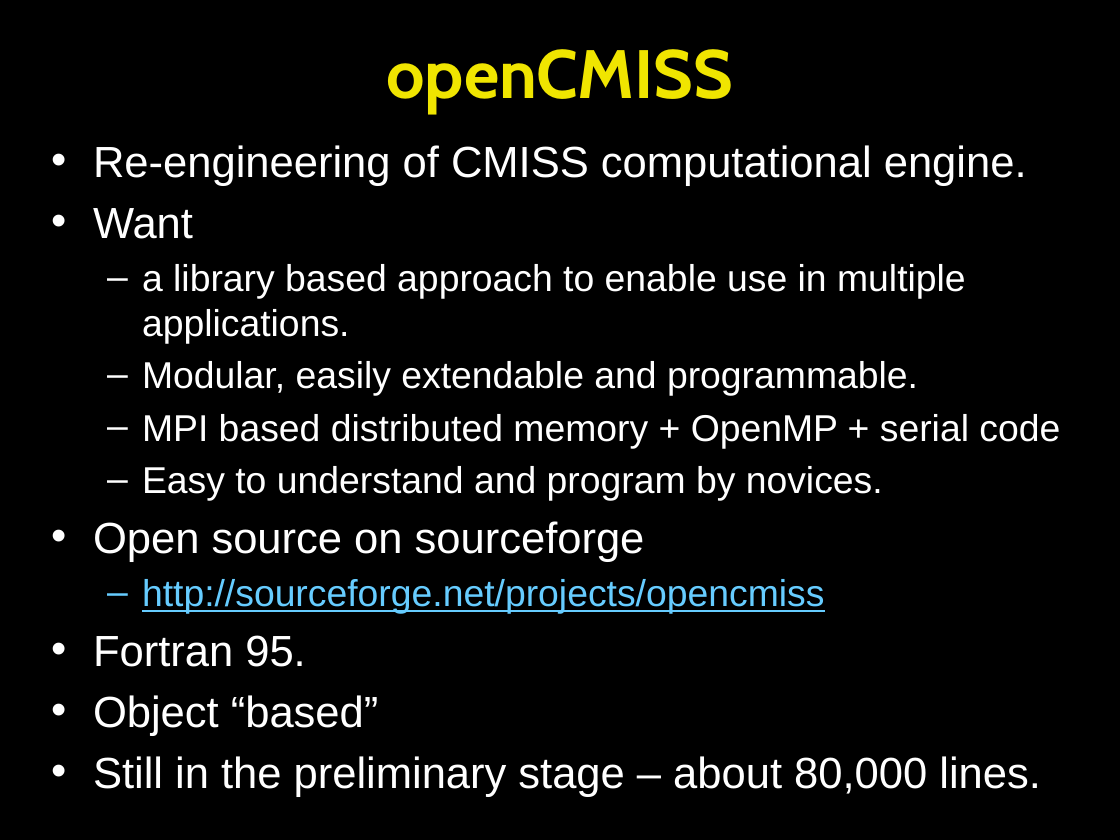
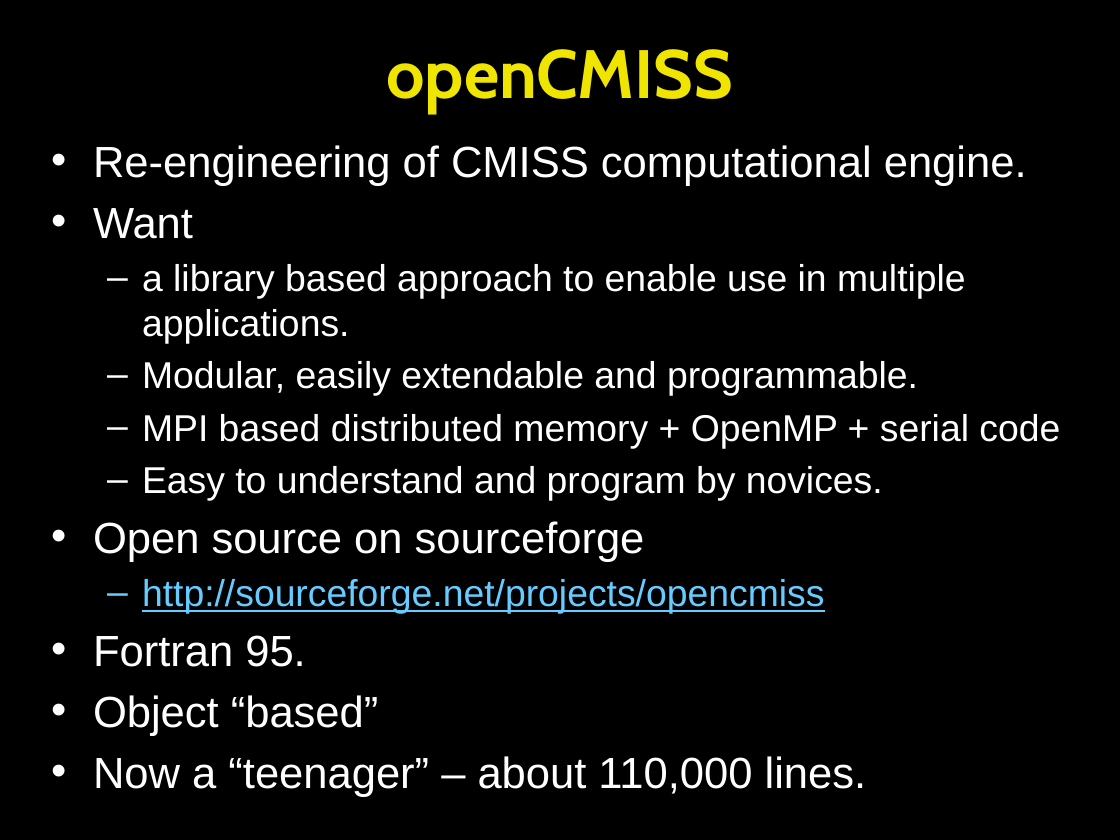
Before and after one commit to OpenCMISS/cm, a slide deck: slide 11 of doc/openCMISS.pptx. Drawn at 1120x840 pixels with LibreOffice and Linux fonts; fonts in the diff are those of the drawing. Boxes give left, top, right and bottom in pixels: in the first picture for what was removed or moved away, otherwise in the second. Text is boxed around its words. In the diff, an @@ line names an element or a change of style, - is before the commit and + after.

```diff
--- a/doc/openCMISS.pptx
+++ b/doc/openCMISS.pptx
@@ text at (x1=93, y1=756, x2=867, y2=797): text changed @@
-• Still in the preliminary stage – about 80,000 lines.
+• Now a “teenager” – about 110,000 lines.
```
Also in this commit, not shown: 19 other slides changed, 12 slides added, 2 slides removed.
